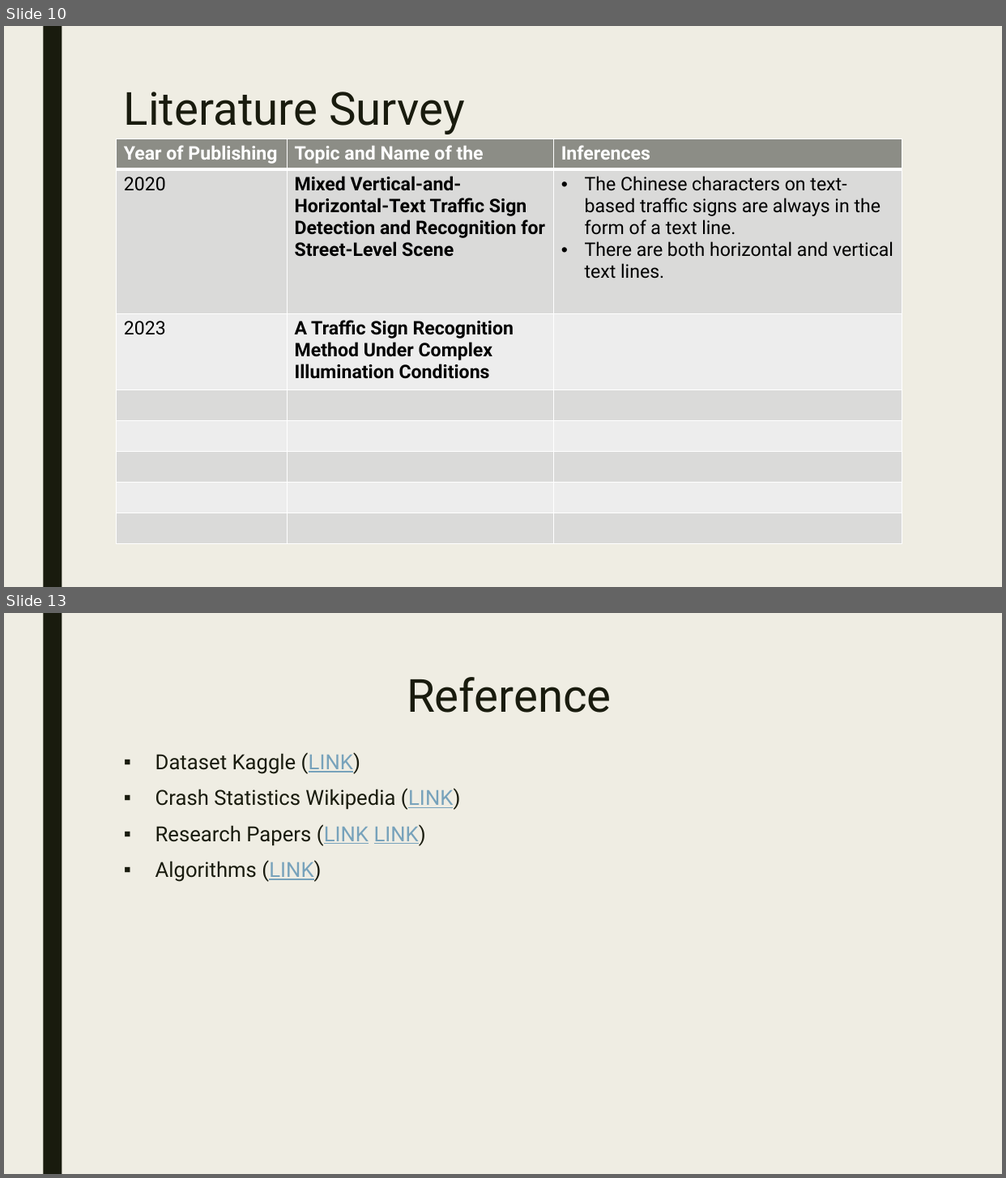
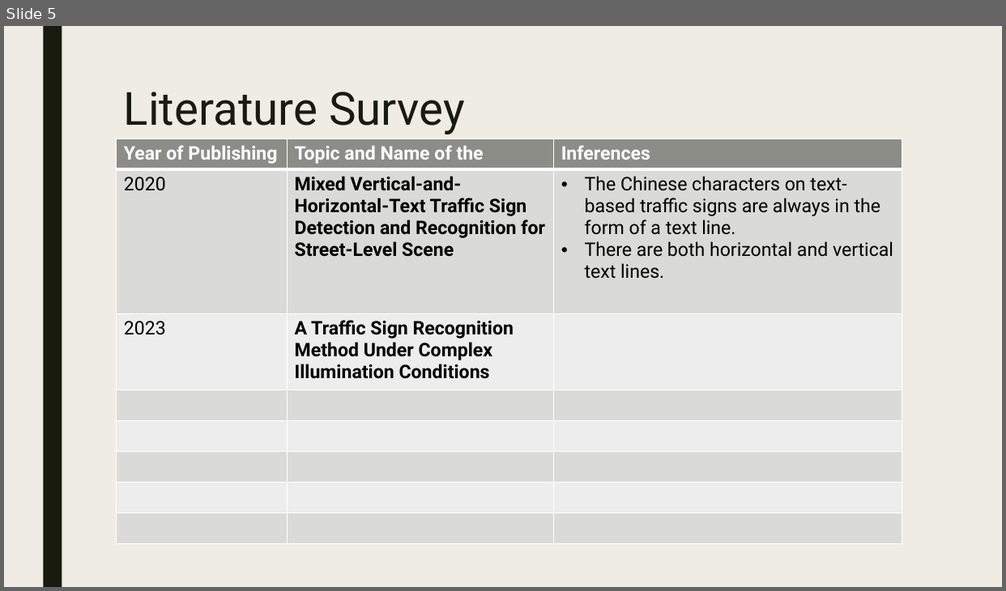
Before and after one commit to ADITYAz2002/Minor-Project, a slide deck: Zeroth Review 2.pptx. Shown one above the other, each under a label of ours: slides 10 and 13 before the commit, slide 5 after it; the slides between them are not shown. The pictures are 1006x1178 and 1006x591 pixels, drawn with LibreOffice and Linux fonts; fonts in the diff are those of the drawing. Boxes give left, top, right and bottom in pixels: in the first picture for what was removed or moved away, otherwise in the second. Text is boxed around its words. In the diff, an @@ line names an element or a change of style, - is before the commit and + after.

```diff
--- a/Zeroth Review 2.pptx
+++ b/Zeroth Review 2.pptx
@@ slide 13 removed at <box>4,613,1002,1174</box>, background #EFEDE3; not listed: 1 template element that a slide beside it also shows @@
@@ title removed at <box>407,677,612,713</box> @@
-Reference
@@ text removed at <box>155,752,461,882</box> @@
-▪ Dataset Kaggle (LINK)
-▪ Crash Statistics Wikipedia (LINK)
-▪ Research Papers (LINK LINK)
-▪ Algorithms (LINK)
@@ what was slide 10 is now slide 5 @@
```
Also in this commit, not shown: 5 slides changed, 3 slides added, 5 other slides removed, 15 other files.
